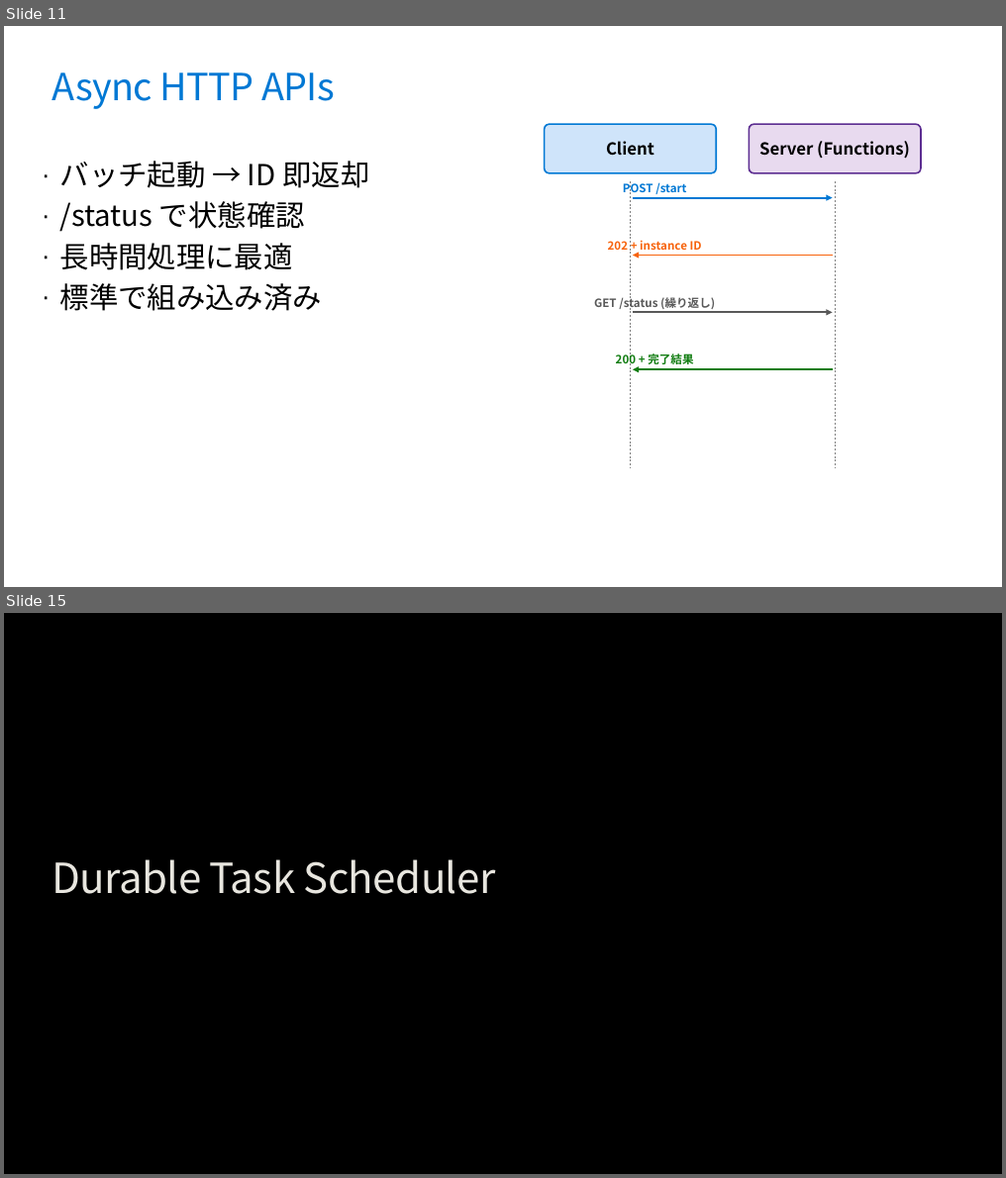
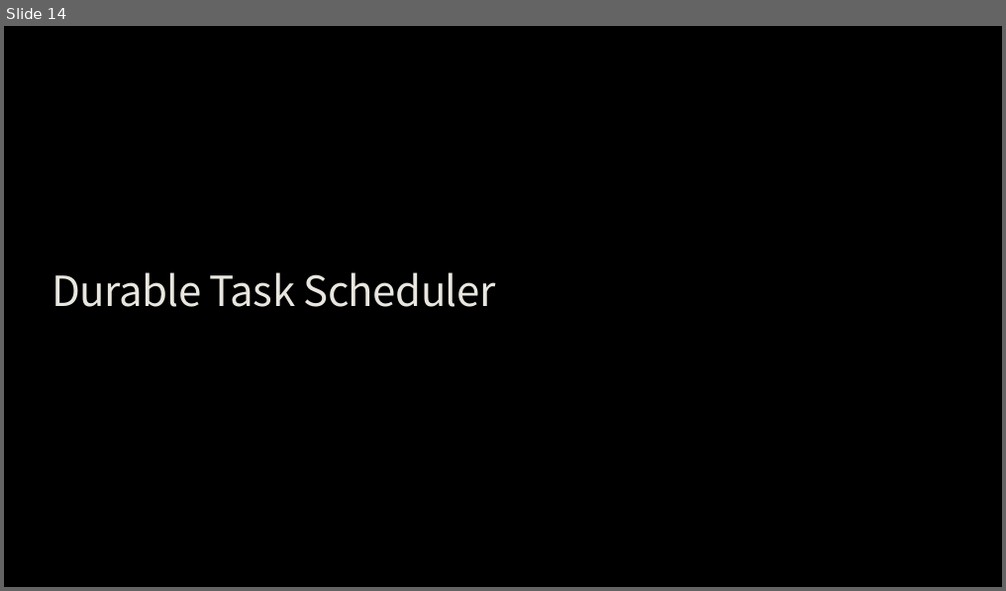
Before and after one commit to runceel/yonayona-durable, a slide deck: slides/slides.pptx. Shown one above the other, each under a label of ours: slides 11 and 15 before the commit, slide 14 after it; the slides between them are not shown. The pictures are 1006x1178 and 1006x591 pixels, drawn with LibreOffice and Linux fonts; fonts in the diff are those of the drawing; background and template pictures are left out. Boxes give left, top, right and bottom in pixels: in the first picture for what was removed or moved away, otherwise in the second. Text is boxed around its words. In the diff, an @@ line names an element or a change of style, - is before the commit and + after.

```diff
--- a/slides/slides.pptx
+++ b/slides/slides.pptx
@@ slide 11 removed at <box>4,26,1002,587</box>, background #FFFFFF @@
@@ title removed at <box>53,73,335,109</box> @@
-Async HTTP APIs
@@ rounded rectangle removed at <box>545,124,717,174</box> @@
-Client
@@ rounded rectangle removed at <box>748,124,921,174</box> @@
-Server (Functions)
@@ text removed at <box>60,161,369,311</box> @@
-· バッチ起動 → ID 即返却
-· /status で状態確認
-· 長時間処理に最適
-· 標準で組み込み済み
@@ text removed at <box>623,181,686,194</box> @@
-POST /start
@@ line removed from (631, 181) to (631, 469) @@
@@ arrow removed from (633, 198) to (833, 198) @@
@@ line removed from (835, 181) to (835, 469) @@
@@ text removed at <box>608,240,702,250</box> @@
-202 + instance ID
@@ arrow removed from (833, 255) to (633, 255) @@
@@ text removed at <box>594,296,715,310</box> @@
-GET /status (繰り返し)
@@ arrow removed from (633, 313) to (833, 313) @@
@@ text removed at <box>616,353,693,369</box> @@
-200 + 完了結果
@@ arrow removed from (833, 370) to (633, 370) @@
@@ what was slide 15 is now slide 14 @@
```
Also in this commit, not shown: 5 slides changed, 7 slides added, 7 other slides removed.
